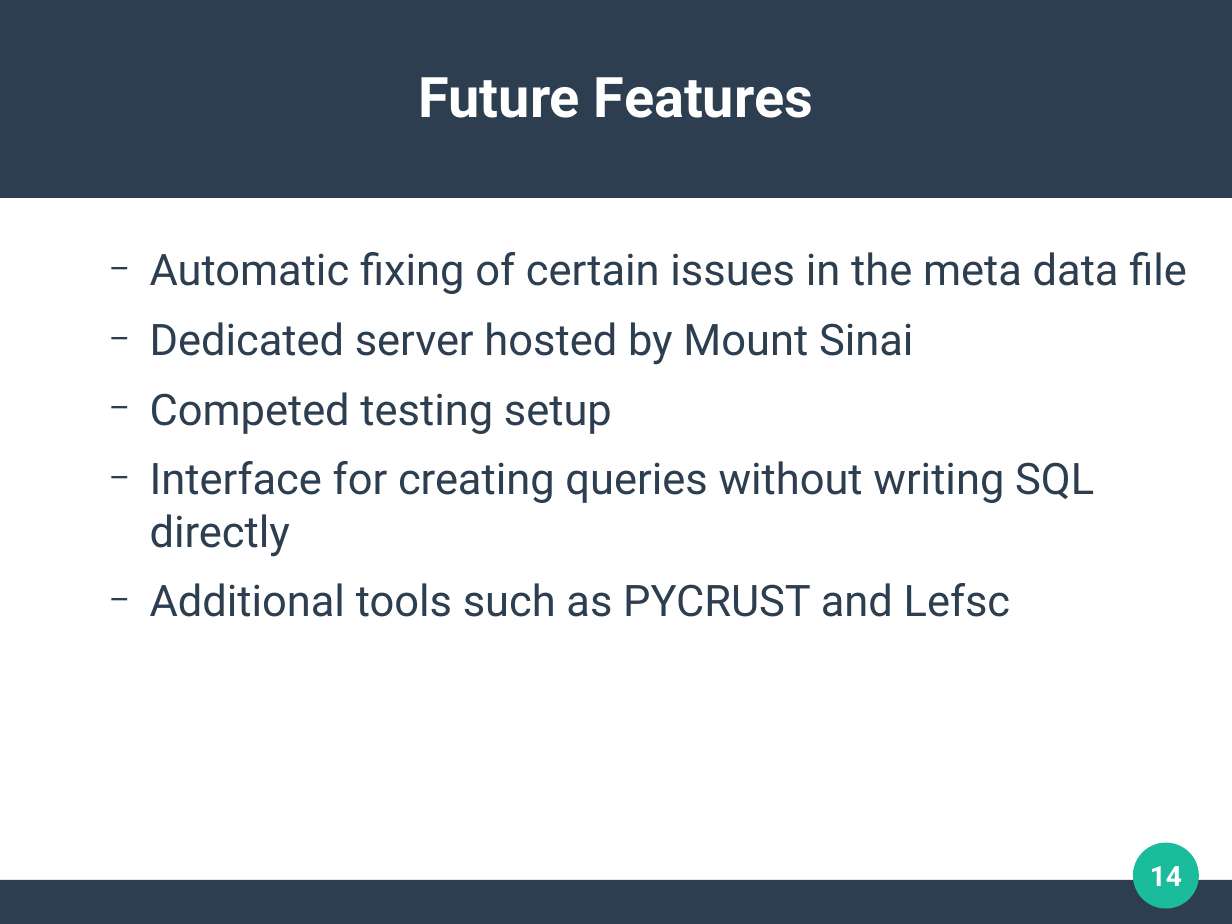
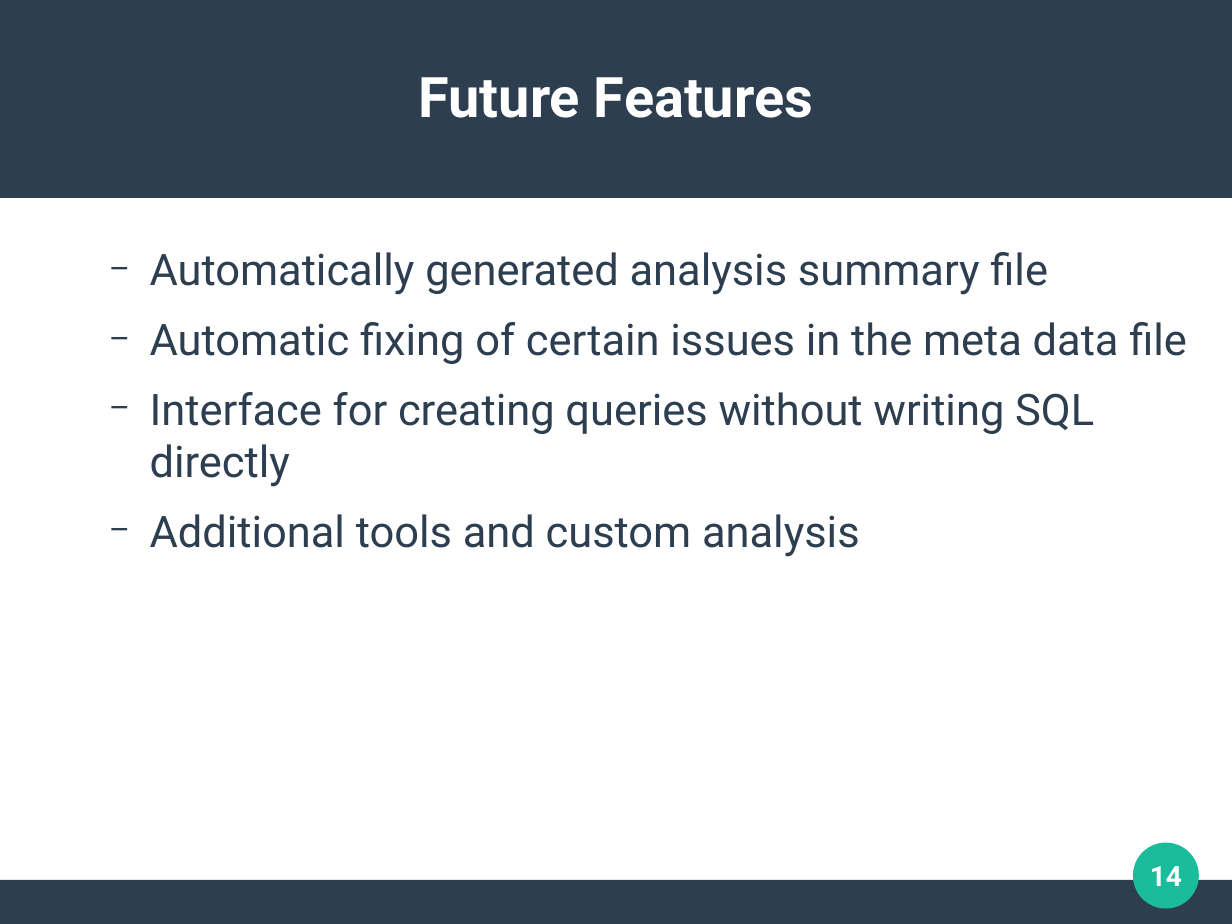
Before and after one commit to clemente-lab/mmeds-meta, a slide deck: slide 14 of sql/mmeds.odp. Drawn at 1232x924 pixels with LibreOffice and Linux fonts; fonts in the diff are those of the drawing. Boxes give left, top, right and bottom in pixels: in the first picture for what was removed or moved away, otherwise in the second. Text is boxed around its words. In the diff, an @@ line names an element or a change of style, - is before the commit and + after.

```diff
--- a/sql/mmeds.odp
+++ b/sql/mmeds.odp
@@ text at (x1=150, y1=252, x2=1048, y2=295): paragraph added @@
+  − Automatically generated analysis summary file
@@ text at (x1=150, y1=322, x2=913, y2=434): paragraphs removed @@
-  − Dedicated server hosted by Mount Sinai
-  − Competed testing setup
@@ text at (x1=150, y1=514, x2=860, y2=557): text changed @@
-  − Additional tools such as PYCRUST and Lefsc
+  − Additional tools and custom analysis
```
Also in this commit, not shown: 1 slide added, 1 slide removed, 4 other files.
